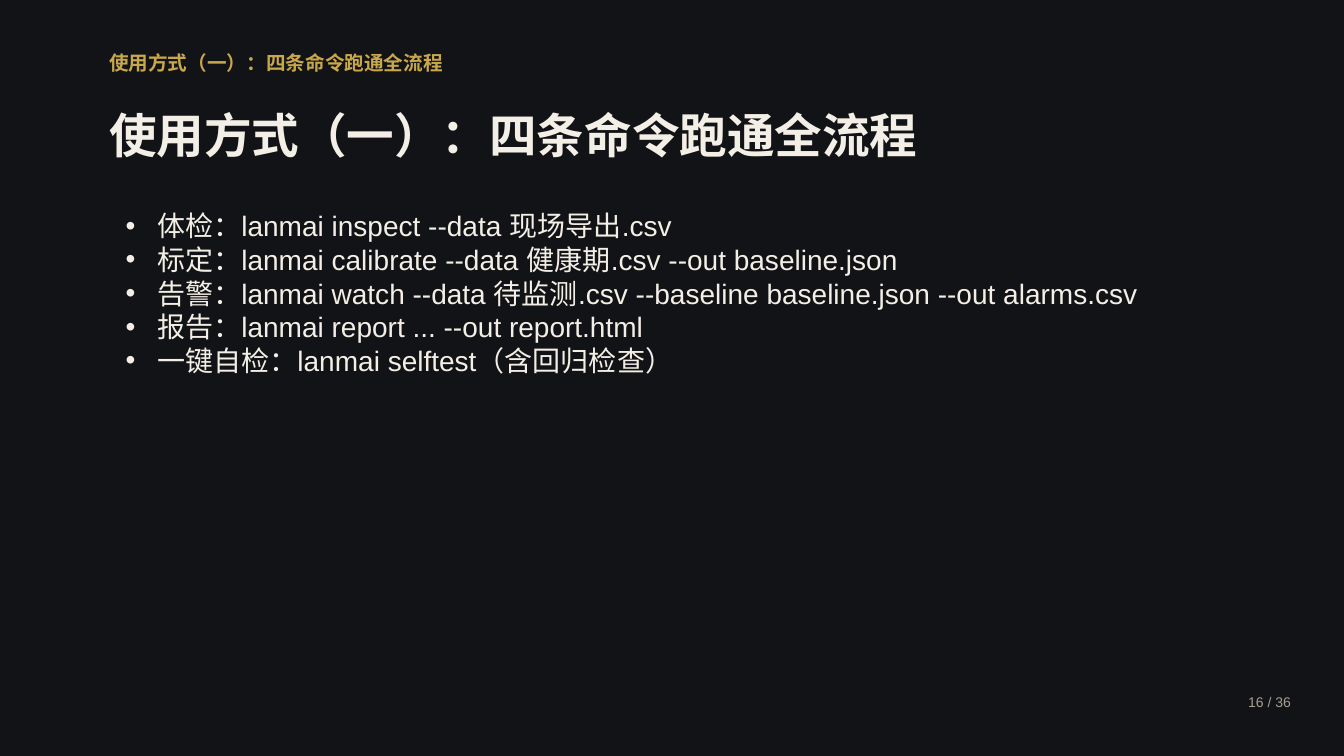
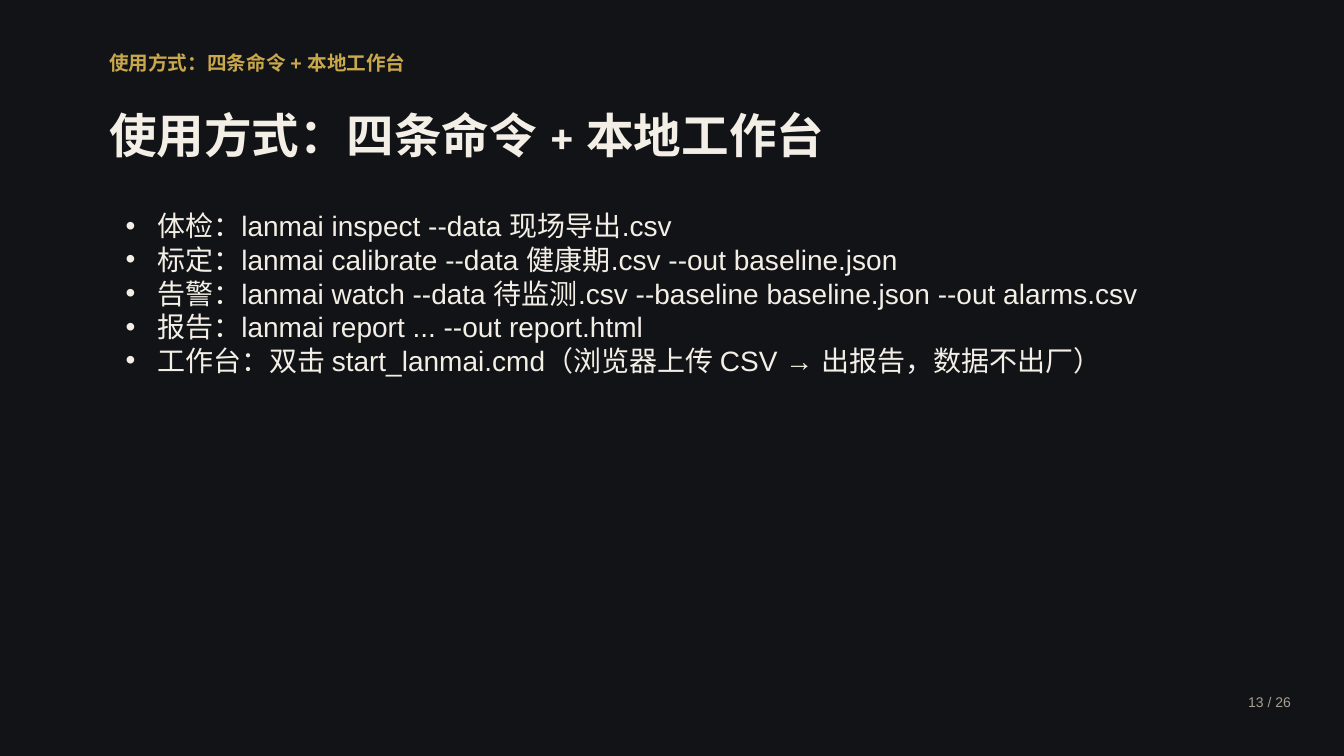
Before and after one commit to by739yang/BEWG_PdM, a slide deck: slide 15 of deliverables/ppt/澜脉_商业计划书.pptx (slide 24 before the commit). Drawn at 1344x756 pixels with LibreOffice and Linux fonts; fonts in the diff are those of the drawing. Boxes give left, top, right and bottom in pixels: in the first picture for what was removed or moved away, otherwise in the second. Text is boxed around its words. In the diff, an @@ line names an element or a change of style, - is before the commit and + after.

```diff
--- a/deliverables/ppt/澜脉_商业计划书.pptx
+++ b/deliverables/ppt/澜脉_商业计划书.pptx
@@ text at [109,53,405,72]: text changed @@
-使用方式（一）：四条命令跑通全流程
+使用方式：四条命令 + 本地工作台
@@ text at [109,112,824,158]: text changed @@
-使用方式（一）：四条命令跑通全流程
+使用方式：四条命令 + 本地工作台
@@ text at [157,347,1101,376]: text changed @@
-• 一键自检：lanmai selftest（含回归检查）
+• 工作台：双击 start_lanmai.cmd（浏览器上传 CSV → 出报告，数据不出厂）
@@ text at [1248,697,1291,707]: text changed @@
-16 / 36
+13 / 26
```
Also in this commit, not shown: 28 other slides changed, 18 slides removed, 5 other files.
